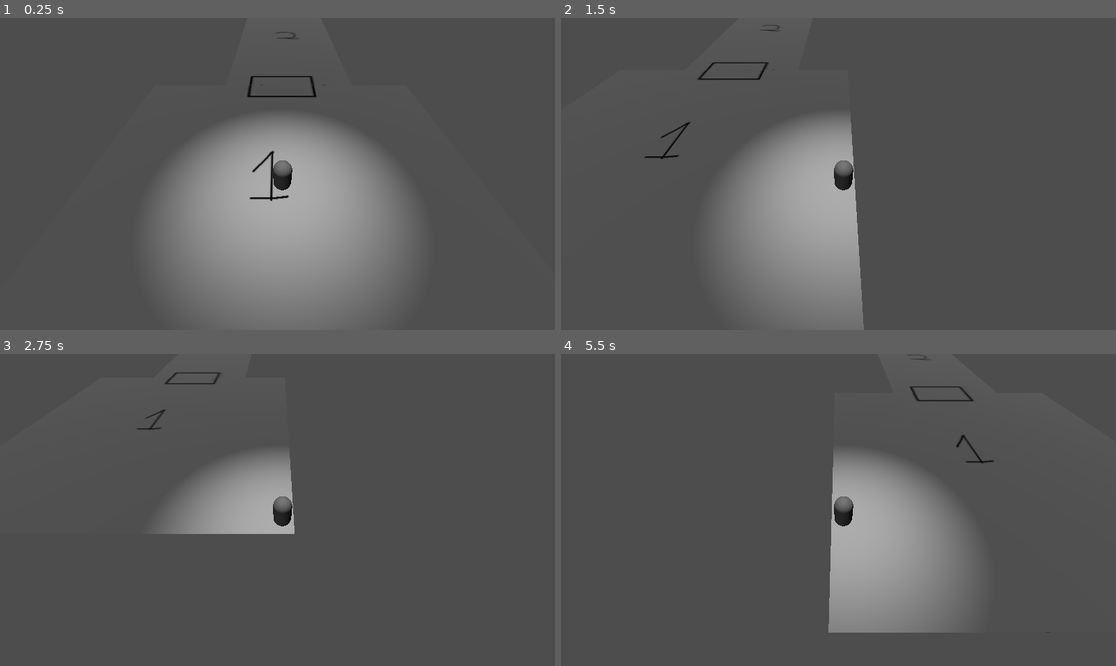
Above: before the commit, frames 1-4 (two rows, left to right).
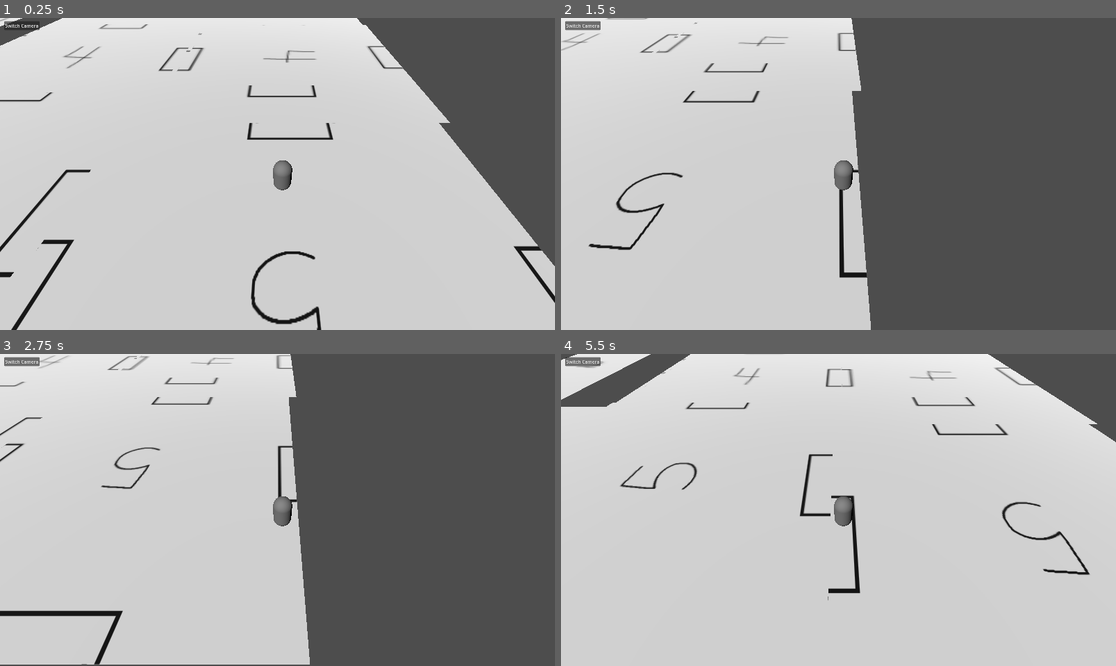
Above: after the commit, the same moments.

Repository: Team-C-623/koven_game
Game: Godot game, scene res://scenes/main3d.tscn
Two runs of this game, one before a commit and one after it. Both use one fixed random seed, a clock stepped at 60 frames per second and the inputs below.
Inputs:
- Up to frame 1 (0.25 s): no input
- Up to frame 2 (1.5 s): tap Enter (ui_accept) at 0.5, 0.6, 0.77, 1.07, 1.35 s; hold D (right) 0.53-1.28 s; hold S (down) from 1.28 s (still down)
- Up to frame 3 (2.75 s): tap Enter (ui_accept) at 1.52, 1.82, 2.1 s; release S (down) at 2.03 s; hold D (right) from 2.03 s (still down)
- Up to frame 4 (5.5 s): tap Enter (ui_accept) at 2.75, 2.85, 3.02, 3.32, 3.6, 3.77, 4.07, 4.35, 4.52, 4.82, 5.1 s; release D (right) at 2.78 s; hold W (up) 2.78-3.53 s; hold A (left) 3.53-5.03 s; hold S (down) from 5.03 s (still down)

The runs differ from the first frame. In frame 1, 85% of the frame differs, in the area x 0-100%, y 0-100%; in frame 2, 54%; in frame 3, 53%; in frame 4, 95%.

Commit message:
cameras, rotation fix, random generation
Deleted 2D scenes, scripts, and assets
Added a camera switch to the UI
Fixed the room rotation system (god)
Added random room generation without collision

Diff:
--- a/scenes/main.tscn
+++ /dev/null
@@ -1,22 +0,0 @@
-[gd_scene load_steps=5 format=3 uid="uid://btemwc2enq7ok"]
-
-[ext_resource type="PackedScene" uid="uid://b0q3l47enq358" path="res://scenes/player.tscn" id="1_150u4"]
-[ext_resource type="Script" path="res://scripts/main.gd" id="1_wbw7f"]
-[ext_resource type="PackedScene" uid="uid://cm73dek5k2i0l" path="res://scenes/room1.tscn" id="2_yuipj"]
-[ext_resource type="PackedScene" uid="uid://b0xrvj76ovhsq" path="res://scenes/room2.tscn" id="3_jw1ku"]
-
-[node name="Main" type="Node2D"]
-script = ExtResource("1_wbw7f")
-
-[node name="Player" parent="." instance=ExtResource("1_150u4")]
-position = Vector2(1053, 552)
-
-[node name="room1" parent="." instance=ExtResource("2_yuipj")]
-z_index = -1
-position = Vector2(551, 302)
-
-[node name="Camera2D" type="Camera2D" parent="."]
-position = Vector2(320, 181)
-
-[node name="room2" parent="." instance=ExtResource("3_jw1ku")]
-position = Vector2(151, 339)
--- a/scenes/main3d.tscn
+++ b/scenes/main3d.tscn
@@ -1,37 +1,44 @@
-[gd_scene load_steps=6 format=3 uid="uid://cirl17lt8b0qy"]
+[gd_scene load_steps=5 format=3 uid="uid://cirl17lt8b0qy"]
 
 [ext_resource type="PackedScene" uid="uid://na8sbq0ipt4w" path="res://scenes/room1_3d.tscn" id="1_cfuyy"]
-[ext_resource type="Script" path="res://scripts/main_3d.gd" id="1_tbt52"]
+[ext_resource type="Script" path="res://scripts/main.gd" id="1_tbt52"]
 [ext_resource type="PackedScene" uid="uid://cjjcwfil4vt7w" path="res://scenes/player_3d.tscn" id="2_mjsmv"]
-
-[sub_resource type="Environment" id="Environment_x3n5q"]
-ambient_light_source = 2
-ambient_light_sky_contribution = 0.13
-
-[sub_resource type="CameraAttributesPractical" id="CameraAttributesPractical_xsk0t"]
+[ext_resource type="Script" path="res://scripts/map.gd" id="4_scj2c"]
 
 [node name="Main" type="Node3D"]
 script = ExtResource("1_tbt52")
 
-[node name="room1_3d" parent="." instance=ExtResource("1_cfuyy")]
-
 [node name="Player" parent="." instance=ExtResource("2_mjsmv")]
 transform = Transform3D(0.25, 0, 0, 0, 0.25, 0, 0, 0, 0.25, 0, 0.28811, 0)
 
-[node name="Camera3D" type="Camera3D" parent="Player"]
+[node name="PlayerCam" type="Camera3D" parent="Player"]
 transform = Transform3D(4, 0, 0, 0, 2.51598, 3.10964, 0, -3.10964, 2.51598, -0.270266, 8.62773, 6.85938)
 current = true
 
+[node name="TopDownCam" type="Camera3D" parent="Player"]
+transform = Transform3D(4, 0, 0, 0, -1.74846e-07, 4, 0, -4, -1.74846e-07, 0, 180, 0)
+
 [node name="SpotLight3D" type="SpotLight3D" parent="Player"]
 transform = Transform3D(1, 0, 0, 0, -4.37114e-08, 1, 0, -1, -4.37114e-08, 0, 12.7725, 0)
+visible = false
 light_energy = 1.972
 spot_angle = 30.0
 spot_angle_attenuation = 0.7
 
 [node name="DirectionalLight3D" type="DirectionalLight3D" parent="."]
 transform = Transform3D(0.913828, 0.232817, -0.332739, 0.122754, 0.62266, 0.772804, 0.387105, -0.747055, 0.540425, 0, 0, 5)
-light_energy = 0.1
+light_energy = 0.8
 
-[node name="WorldEnvironment" type="WorldEnvironment" parent="."]
-environment = SubResource("Environment_x3n5q")
-camera_attributes = SubResource("CameraAttributesPractical_xsk0t")
+[node name="SwitchCamButton" type="Button" parent="."]
+offset_left = 14.0
+offset_top = 11.0
+offset_right = 94.0
+offset_bottom = 42.0
+text = "Switch Camera"
+
+[node name="Map" type="Node3D" parent="."]
+script = ExtResource("4_scj2c")
+
+[node name="room1_3d" parent="Map" instance=ExtResource("1_cfuyy")]
+
+[connection signal="pressed" from="SwitchCamButton" to="." method="switch_cam"]
--- a/scenes/player.tscn
+++ /dev/null
@@ -1,18 +0,0 @@
-[gd_scene load_steps=4 format=3 uid="uid://b0q3l47enq358"]
-
-[ext_resource type="Texture2D" uid="uid://dgredr0cxf262" path="res://assets/player.png" id="1_lieko"]
-[ext_resource type="Script" path="res://scripts/player.gd" id="2_dtj8w"]
-
-[sub_resource type="RectangleShape2D" id="RectangleShape2D_d3fx7"]
-size = Vector2(72, 66)
-
-[node name="Player" type="CharacterBody2D"]
-scale = Vector2(0.15, 0.15)
-script = ExtResource("2_dtj8w")
-
-[node name="Sprite2D" type="Sprite2D" parent="."]
-scale = Vector2(0.1, 0.1)
-texture = ExtResource("1_lieko")
-
-[node name="CollisionShape2D" type="CollisionShape2D" parent="."]
-shape = SubResource("RectangleShape2D_d3fx7")
--- a/scenes/player_3d.tscn
+++ b/scenes/player_3d.tscn
@@ -1,6 +1,6 @@
 [gd_scene load_steps=4 format=3 uid="uid://cjjcwfil4vt7w"]
 
-[ext_resource type="Script" path="res://scripts/player_3d.gd" id="1_r5t1a"]
+[ext_resource type="Script" path="res://scripts/player.gd" id="1_r5t1a"]
 
 [sub_resource type="CapsuleMesh" id="CapsuleMesh_l1fuj"]
 
--- a/scenes/room1.tscn
+++ /dev/null
@@ -1,19 +0,0 @@
-[gd_scene load_steps=2 format=3 uid="uid://cm73dek5k2i0l"]
-
-[ext_resource type="Texture2D" uid="uid://do55jk6wbtnjb" path="res://assets/room1.png" id="1_nidn8"]
-
-[node name="room1" type="StaticBody2D"]
-scale = Vector2(0.1, 0.1)
-
-[node name="Sprite2D" type="Sprite2D" parent="."]
-texture_filter = 1
-position = Vector2(6.10352e-05, 6.10352e-05)
-texture = ExtResource("1_nidn8")
-
-[node name="DoorPos1" type="Node2D" parent="."]
-position = Vector2(-36, -329)
-
-[node name="CollisionPolygon2D" type="CollisionPolygon2D" parent="."]
-position = Vector2(26.6667, -56.6666)
-scale = Vector2(0.371324, 0.639358)
-polygon = PackedVector2Array(897.689, -422.299, 897.689, 599.56, -1041.32, 599.56, -1041.32, -422.299, -260.33, -422.299, -260.33, -432.726, -1059.27, -432.726, -1059.27, 609.987, 915.643, 609.987, 915.643, -432.726, -80.7921, -432.726, -80.7921, -422.299)
--- a/scenes/room1_3d.tscn
+++ b/scenes/room1_3d.tscn
@@ -1,10 +1,12 @@
-[gd_scene load_steps=3 format=3 uid="uid://na8sbq0ipt4w"]
+[gd_scene load_steps=4 format=3 uid="uid://na8sbq0ipt4w"]
 
 [ext_resource type="Texture2D" uid="uid://3ci5ay7k73qr" path="res://assets/room1new.png" id="1_opx2e"]
+[ext_resource type="Script" path="res://scripts/room1.gd" id="1_whfxc"]
 
 [sub_resource type="WorldBoundaryShape3D" id="WorldBoundaryShape3D_vcy58"]
 
 [node name="room1_3d" type="StaticBody3D"]
+script = ExtResource("1_whfxc")
 
 [node name="Area3D" type="Area3D" parent="."]
 collision_layer = 2
@@ -35,7 +37,7 @@
 shaded = true
 texture = ExtResource("1_opx2e")
 
-[node name="DoorPos" type="Node3D" parent="."]
+[node name="DoorPosU" type="Node3D" parent="."]
 transform = Transform3D(1, 0, 0, 0, 1, 0, 0, 0, 1, 0.039656, 0, -3)
 
 [node name="Floor" type="CollisionShape3D" parent="."]
--- a/scenes/room2.tscn
+++ /dev/null
@@ -1,28 +0,0 @@
-[gd_scene load_steps=2 format=3 uid="uid://b0xrvj76ovhsq"]
-
-[ext_resource type="Texture2D" uid="uid://dp2nblupqcafs" path="res://assets/room2.png" id="1_82y2i"]
-
-[node name="room2" type="StaticBody2D"]
-z_index = -1
-scale = Vector2(0.5, 0.5)
-
-[node name="Sprite2D" type="Sprite2D" parent="."]
-texture_filter = 1
-position = Vector2(6.10352e-05, 6.10352e-05)
-texture = ExtResource("1_82y2i")
-
-[node name="CollisionPolygon2D" type="CollisionPolygon2D" parent="."]
-position = Vector2(26.6667, -56.6666)
-scale = Vector2(0.371324, 0.639358)
-polygon = PackedVector2Array(-206.469, 599.56, -646.337, 599.56, -646.337, -422.299, -206.469, -422.299, -206.469, -427.512, -664.29, -427.512, -664.29, 604.773, -206.469, 604.773)
-
-[node name="CollisionPolygon2D2" type="CollisionPolygon2D" parent="."]
-position = Vector2(26.6667, -56.6666)
-scale = Vector2(0.371324, 0.639358)
-polygon = PackedVector2Array(502.706, -422.299, 502.706, 599.56, -26.9307, 599.56, -26.9307, 604.773, 520.66, 604.773, 520.66, -427.512, 8.97684, -427.512, 8.97684, -422.299)
-
-[node name="DoorPos1" type="Node2D" parent="."]
-position = Vector2(-17, 329)
-
-[node name="DoorPos2" type="Node2D" parent="."]
-position = Vector2(-11, -329)
--- a/scenes/room2_3d.tscn
+++ b/scenes/room2_3d.tscn
@@ -1,10 +1,12 @@
-[gd_scene load_steps=3 format=3 uid="uid://c7fg5epxjkipk"]
+[gd_scene load_steps=4 format=3 uid="uid://c7fg5epxjkipk"]
 
 [ext_resource type="Texture2D" uid="uid://blirhab4rv2vr" path="res://assets/room2new.png" id="1_5do4t"]
+[ext_resource type="Script" path="res://scripts/room2.gd" id="1_5g8y7"]
 
 [sub_resource type="WorldBoundaryShape3D" id="WorldBoundaryShape3D_1yg7t"]
 
 [node name="room2_3d" type="StaticBody3D"]
+script = ExtResource("1_5g8y7")
 
 [node name="Sprite3D" type="Sprite3D" parent="."]
 axis = 1
--- a/scenes/room3.tscn
+++ /dev/null
@@ -1,21 +0,0 @@
-[gd_scene load_steps=2 format=3 uid="uid://cm5hh4sv6342f"]
-
-[ext_resource type="Texture2D" uid="uid://ctd4ginn2hn63" path="res://assets/room3.png" id="1_xpxnl"]
-
-[node name="Room3" type="StaticBody2D"]
-z_index = -1
-
-[node name="Sprite2D" type="Sprite2D" parent="."]
-texture = ExtResource("1_xpxnl")
-
-[node name="CollisionPolygon2D" type="CollisionPolygon2D" parent="."]
-polygon = PackedVector2Array(-330, -97, -330, -328, 331, -328, 331, 328, 37, 328, 37, 324, 328, 324, 328, -326, -327, -326, -327, -97)
-
-[node name="CollisionPolygon2D2" type="CollisionPolygon2D" parent="."]
-polygon = PackedVector2Array(-93, 328, -330, 328, -330, 3, -327, 3, -327, 325, -93, 325)
-
-[node name="DoorPos1" type="Node2D" parent="."]
-position = Vector2(-29, 327)
-
-[node name="DoorPos2" type="Node2D" parent="."]
-position = Vector2(-329.5, -47)
--- a/scenes/room3_3d.tscn
+++ b/scenes/room3_3d.tscn
@@ -1,10 +1,12 @@
-[gd_scene load_steps=3 format=3 uid="uid://nx3cu52sp4hs"]
+[gd_scene load_steps=4 format=3 uid="uid://nx3cu52sp4hs"]
 
+[ext_resource type="Script" path="res://scripts/room3.gd" id="1_n47yv"]
 [ext_resource type="Texture2D" uid="uid://bk38yclnuxb55" path="res://assets/room3new.png" id="1_x0wey"]
 
 [sub_resource type="WorldBoundaryShape3D" id="WorldBoundaryShape3D_cgmqh"]
 
 [node name="room3_3d" type="StaticBody3D"]
+script = ExtResource("1_n47yv")
 
 [node name="Sprite3D" type="Sprite3D" parent="."]
 axis = 1
--- a/scenes/room4.tscn
+++ b/scenes/room4.tscn
@@ -1,10 +1,12 @@
-[gd_scene load_steps=3 format=3 uid="uid://bbg6frkka47sn"]
+[gd_scene load_steps=4 format=3 uid="uid://bbg6frkka47sn"]
 
 [ext_resource type="Texture2D" uid="uid://t3ic2ljvk0w8" path="res://assets/room4.png" id="1_06ser"]
+[ext_resource type="Script" path="res://scripts/room4.gd" id="1_n08vc"]
 
 [sub_resource type="WorldBoundaryShape3D" id="WorldBoundaryShape3D_42x5r"]
 
 [node name="room4" type="StaticBody3D"]
+script = ExtResource("1_n08vc")
 
 [node name="Sprite3D" type="Sprite3D" parent="."]
 axis = 1
--- a/scenes/room5.tscn
+++ b/scenes/room5.tscn
@@ -1,10 +1,12 @@
-[gd_scene load_steps=3 format=3 uid="uid://cieu5rfqhyfnd"]
+[gd_scene load_steps=4 format=3 uid="uid://cieu5rfqhyfnd"]
 
+[ext_resource type="Script" path="res://scripts/room5.gd" id="1_gn8j5"]
 [ext_resource type="Texture2D" uid="uid://s3vuw5s6phpj" path="res://assets/room5.png" id="1_qubmv"]
 
 [sub_resource type="WorldBoundaryShape3D" id="WorldBoundaryShape3D_g50og"]
 
 [node name="room5" type="StaticBody3D"]
+script = ExtResource("1_gn8j5")
 
 [node name="Sprite3D" type="Sprite3D" parent="."]
 axis = 1
--- a/scripts/main.gd
+++ b/scripts/main.gd
@@ -1,32 +1,62 @@
-extends Node2D
+extends Node3D
+
+var room2scene = preload("res://scenes/room2_3d.tscn")
+var room3scene = preload("res://scenes/room3_3d.tscn")
+var room4scene = preload("res://scenes/room4.tscn")
+var room5scene = preload("res://scenes/room5.tscn")
+
+var room_options = [room2scene, room3scene, room4scene, room5scene]
 
 # Called when the node enters the scene tree for the first time.
 func _ready() -> void:
-	# preload room scenes
-	var room2scene = preload("res://scenes/room2.tscn")
-	var room3scene = preload("res://scenes/room3.tscn")
+	generate()
 
-	# add rooms to the tree
-	var instance1 = _add_room(room2scene, null, null, 0, true)
-	var instance2 = _add_room(room3scene, instance1, "DoorPos2", 0)
-	var instance3 = _add_room(room2scene, instance2, "DoorPos2", -0.5*PI)
-	var instance4 = _add_room(room3scene, instance3, "DoorPos2", -0.5*PI)
-	var _instance5 = _add_room(room3scene, instance4, "DoorPos2", PI)
+	#var instance1 = get_node("Map")._add_room(room2scene)
+	#get_node("Map")._set_room_position(instance1, get_node("Map/room1_3d"), "DoorPosU", "DoorPosD")
+	#var instance2 = get_node("Map")._add_room(room3scene)
+	#get_node("Map")._set_room_position(instance2, instance1, "DoorPosU", "DoorPosD")
 
+	#var instance1 = get_node("Map")._add_room_and_set(room5scene, get_node("Map/room1_3d"), "DoorPosU", "DoorPosL")
+	#var instance3 = get_node("Map")._add_room_and_set(room2scene, instance2, "DoorPosL", "DoorPosD")
+	#var instance4 = get_node("Map")._add_room_and_set(room3scene, instance3, "DoorPosU", "DoorPosL")
+	#var instance5 = get_node("Map")._add_room_and_set(room4scene, instance4, "DoorPosD", "DoorPosR")
+	#var instance6 = get_node("Map")._add_room_and_set(room5scene, instance5, "DoorPosU", "DoorPosL")
+	#var instance7 = get_node("Map")._add_room_and_set(room4scene, instance6, "DoorPosR", "DoorPosR")
+	#var _instance8 = get_node("Map")._add_room_and_set(room3scene, instance7, "DoorPosD", "DoorPosL")
 
-# adds a room to the tree
-func _add_room(room_scene, prev_room, door_pos, room_rotation, isFirstRoom=false):
-	# creates a new instance of the given room
-	var new_instance = room_scene.instantiate()
-	# sets the rotation of the new room to the provided rotation
-	new_instance.rotation = room_rotation
-	if isFirstRoom:
-		# if this is the first room generated, get the position of the starting room's door and set the new room's position
-		new_instance.global_position = get_node("room1/DoorPos1").global_position - new_instance.get_node("DoorPos1").global_position
+# generates a set of rooms
+func generate():
+	var prev_room = null
+
+	for i in range(10):
+		# if at 0, make the previous room the starting room
+		if i == 0:
+			prev_room = get_node("Map/room1_3d")
+		# pick a random room packed scene from the list of preloaded rooms
+		var room_choice = room_options.pick_random()
+
+		# add the new room to the tree
+		var new_room = get_node("Map")._add_room(room_choice)
+
+		# get random door choices from the dictionary for the previous and new rooms
+		var prev_door_choice = prev_room.door_dict.keys()[randi() % prev_room.door_dict.size()]
+		# check to make sure randomly chosen door is not already in use
+		while prev_room.door_dict[prev_door_choice] != 0:
+			prev_door_choice = prev_room.door_dict.keys()[randi() % prev_room.door_dict.size()]
+		var new_door_choice = new_room.door_dict.keys()[randi() % new_room.door_dict.size()]
+		# set used doors to 1 in the room's door dictionary
+		prev_room.door_dict[prev_door_choice] = 1
+		new_room.door_dict[new_door_choice] = 1
+
+		# set the position of the room based on the chosen doors
+		get_node("Map")._set_room_position(new_room, prev_room, prev_door_choice, new_door_choice)
+		# set the previous room to the newly created room to reiterate
+		prev_room = new_room
+
+# switch cameras
+func switch_cam():
+	# current attribute defines if that camera is the one currently in use
+	if get_node("Player/PlayerCam").current:
+		get_node("Player/PlayerCam").current = false
 	else:
-		# otherwise, get the position of the requested door from the previous room and set the new room's position
-		new_instance.global_position = prev_room.get_node(door_pos).global_position - new_instance.get_node("DoorPos1").global_position
-	# add the new room to the tree
-	add_child(new_instance)
-	# return the room so that it can be used in subsequent room creations
-	return new_instance
+		get_node("Player/TopDownCam").current = false
--- a/scripts/main_3d.gd
+++ /dev/null
@@ -1,44 +0,0 @@
-extends Node3D
-
-
-# Called when the node enters the scene tree for the first time.
-func _ready() -> void:
-	var room2scene = preload("res://scenes/room2_3d.tscn")
-	var room3scene = preload("res://scenes/room3_3d.tscn")
-	var room4scene = preload("res://scenes/room4.tscn")
-	var room5scene = preload("res://scenes/room5.tscn")
-
-	var instance1 = _add_room(room2scene, null, null, "DoorPosD", 0, true)
-	var instance2 = _add_room(room3scene, instance1, "DoorPosU", "DoorPosD", 0)
-	var instance3 = _add_room(room2scene, instance2, "DoorPosL", "DoorPosD", 0.5*PI)
-	var instance4 = _add_room(room3scene, instance3, "DoorPosU", "DoorPosL", PI)
-	var instance5 = _add_room(room4scene, instance4, "DoorPosD", "DoorPosR", -0.5*PI)
-	var _instance6 = _add_room(room5scene, instance5, "DoorPosU", "DoorPosL", 0)
-
-
-func _add_room(room_scene, prev_room, prev_door_pos, new_door_pos, room_rotation, isFirstRoom=false):
-	# creates a new instance of the given room
-	var new_instance = room_scene.instantiate()
-	# sets the rotation of the new room to the provided rotation
-	new_instance.rotate_y(room_rotation)
-
-	if isFirstRoom:
-		# if this is the first room generated, get the position of the starting room's door and set the new room's position
-		new_instance.position = get_node("room1_3d/DoorPos").global_position - new_instance.get_node(new_door_pos).position
-	else:
-		# otherwise, get the position of the requested door from the previous room and set the new room's position
-		new_instance.position = prev_room.get_node(prev_door_pos).global_position
-
-		# linear algebra and trig method to get rotated rooms to match doors (blegh)
-		# get x and z components from new room door position vector
-		var x_coord = new_instance.get_node(new_door_pos).position[0]
-		var z_coord = new_instance.get_node(new_door_pos).position[2]
-		# get sine and cosine of the room's rotation angle
-		var cos_rr = cos(room_rotation)
-		var sin_rr = sin(room_rotation)
-		new_instance.position -= Vector3(cos_rr * x_coord + sin_rr * z_coord, 0, cos_rr * z_coord - sin_rr * x_coord)
-
-	# add the new room to the tree
-	add_child(new_instance)
-	# return the room so that it can be used in subsequent room creations
-	return new_instance
--- /dev/null
+++ b/scripts/map.gd
@@ -0,0 +1,78 @@
+extends Node3D
+
+# adds a room to the tree
+func _add_room(room_scene):
+	var new_instance = room_scene.instantiate()
+	# add the new room to the tree
+	add_child(new_instance)
+	# return the room so that it can be used in subsequent room creations
+	return new_instance
+
+# sets the location of a provided room
+func _set_room_position(new_instance, prev_room, prev_door_pos, new_door_pos):
+	# sets the rotation of the new room to the provided rotation
+	var prev_vect = _get_door_pos_vector(prev_door_pos)
+	var new_vect = _get_door_pos_vector(new_door_pos)
+
+	# calculates angle based on the previous room's rotation and the angle between the door position vectors
+	var new_angle = prev_room.room_rotation - prev_vect.angle_to(new_vect) + PI
+
+	# sets the rotation of the new room to the provided rotation
+	new_instance.rotate_y(new_angle)
+	# sets the new room's room_rotation variable to the new angle
+	new_instance.room_rotation = new_angle
+
+	new_instance.position = prev_room.get_node(prev_door_pos).global_position
+
+	# linear algebra and trig method to get rotated rooms to match doors (blegh)
+	# get x and z components from new room door position vector
+	var x_coord = new_instance.get_node(new_door_pos).position[0]
+	var z_coord = new_instance.get_node(new_door_pos).position[2]
+	# get sine and cosine of the room's rotation angle
+	var cos_rr = cos(new_instance.room_rotation)
+	var sin_rr = sin(new_instance.room_rotation)
+	new_instance.position -= Vector3(cos_rr * x_coord + sin_rr * z_coord, 0, cos_rr * z_coord - sin_rr * x_coord)
+
+# adds a room to the tree and sets its location
+# only used for testing stuff now, not in generate function
+func _add_room_and_set(room_scene, prev_room, prev_door_pos, new_door_pos):
+	var new_instance = room_scene.instantiate()
+
+	# sets the rotation of the new room to the provided rotation
+	var prev_vect = _get_door_pos_vector(prev_door_pos)
+	var new_vect = _get_door_pos_vector(new_door_pos)
+
+	# calculates angle based on the previous room's rotation and the angle between the door position vectors
+	var new_angle = prev_room.room_rotation - prev_vect.angle_to(new_vect) + PI
+
+	# sets the rotation of the new room to the provided rotation
+	new_instance.rotate_y(new_angle)
+	# sets the new room's room_rotation variable to the new angle
+	new_instance.room_rotation = new_angle
+
+	new_instance.position = prev_room.get_node(prev_door_pos).global_position
+
+	# linear algebra and trig method to get rotated rooms to match doors (blegh)
+	# get x and z components from new room door position vector
+	var x_coord = new_instance.get_node(new_door_pos).position[0]
+	var z_coord = new_instance.get_node(new_door_pos).position[2]
+	# get sine and cosine of the room's rotation angle
+	var cos_rr = cos(new_instance.room_rotation)
+	var sin_rr = sin(new_instance.room_rotation)
+	new_instance.position -= Vector3(cos_rr * x_coord + sin_rr * z_coord, 0, cos_rr * z_coord - sin_rr * x_coord)
+
+	# add the new room to the tree
+	add_child(new_instance)
+	# return the room so that it can be used in subsequent room creations
+	return new_instance
+
+# returns a vector based on the given door position
+func _get_door_pos_vector(door_pos):
+	if door_pos == "DoorPosR":
+		return Vector2(3, 0)
+	elif door_pos == "DoorPosU":
+		return Vector2(0, 3)
+	elif door_pos == "DoorPosL":
+		return Vector2(-3, 0)
+	else:
+		return Vector2(0, -3)
--- a/scripts/player.gd
+++ b/scripts/player.gd
@@ -1,15 +1,18 @@
-extends CharacterBody2D
+extends CharacterBody3D
 
-@export var speed = 200
 
-# Called when the node enters the scene tree for the first time.
-func _ready() -> void:
-	pass # Replace with function body.
+const SPEED = 6.0
 
-func get_input():
-	var input_direction = Input.get_vector("left", "right", "up", "down")
-	velocity = input_direction * speed
 
-func _physics_process(_delta):
-	get_input()
+func _physics_process(_delta: float) -> void:
+	# Get the input direction and handle the movement/deceleration.
+	var input_dir := Input.get_vector("left", "right", "up", "down")
+	var direction := (transform.basis * Vector3(input_dir.x, 0, input_dir.y)).normalized()
+	if direction:
+		velocity.x = direction.x * SPEED
+		velocity.z = direction.z * SPEED
+	else:
+		velocity.x = move_toward(velocity.x, 0, SPEED)
+		velocity.z = move_toward(velocity.z, 0, SPEED)
+
 	move_and_slide()
--- a/scripts/player_3d.gd
+++ /dev/null
@@ -1,27 +0,0 @@
-extends CharacterBody3D
-
-
-const SPEED = 4.0
-# const JUMP_VELOCITY = 4.5
-
-
-func _physics_process(_delta: float) -> void:
-	# Add the gravity.
-	#if not is_on_floor():
-		#velocity += get_gravity() * delta
-
-	# Handle jump.
-	#if Input.is_action_just_pressed("ui_accept") and is_on_floor():
-		#velocity.y = JUMP_VELOCITY
-
-	# Get the input direction and handle the movement/deceleration.
-	var input_dir := Input.get_vector("left", "right", "up", "down")
-	var direction := (transform.basis * Vector3(input_dir.x, 0, input_dir.y)).normalized()
-	if direction:
-		velocity.x = direction.x * SPEED
-		velocity.z = direction.z * SPEED
-	else:
-		velocity.x = move_toward(velocity.x, 0, SPEED)
-		velocity.z = move_toward(velocity.z, 0, SPEED)
-
-	move_and_slide()
--- /dev/null
+++ b/scripts/room1.gd
@@ -0,0 +1,4 @@
+extends StaticBody3D
+
+@export var room_rotation = 0
+@export var door_dict = {"DoorPosU": 0}
--- /dev/null
+++ b/scripts/room2.gd
@@ -0,0 +1,4 @@
+extends StaticBody3D
+
+@export var room_rotation = 0
+@export var door_dict = {"DoorPosU": 0, "DoorPosD": 0}
--- /dev/null
+++ b/scripts/room3.gd
@@ -0,0 +1,4 @@
+extends StaticBody3D
+
+@export var room_rotation = 0
+@export var door_dict = {"DoorPosD": 0, "DoorPosL": 0}
--- /dev/null
+++ b/scripts/room4.gd
@@ -0,0 +1,4 @@
+extends StaticBody3D
+
+@export var room_rotation = 0
+@export var door_dict = {"DoorPosU": 0, "DoorPosD": 0, "DoorPosR": 0}
--- /dev/null
+++ b/scripts/room5.gd
@@ -0,0 +1,4 @@
+extends StaticBody3D
+
+@export var room_rotation = 0
+@export var door_dict = {"DoorPosU": 0, "DoorPosD": 0, "DoorPosL": 0, "DoorPosR": 0}
Binary file removed: assets/player.png
Not shown, removed: assets/player.png.import
Binary file removed: assets/room1.png
Not shown, removed: assets/room1.png.import
Binary file removed: assets/room2.png
Not shown, removed: assets/room2.png.import
Binary file removed: assets/room3.png
Not shown, removed: assets/room3.png.import
